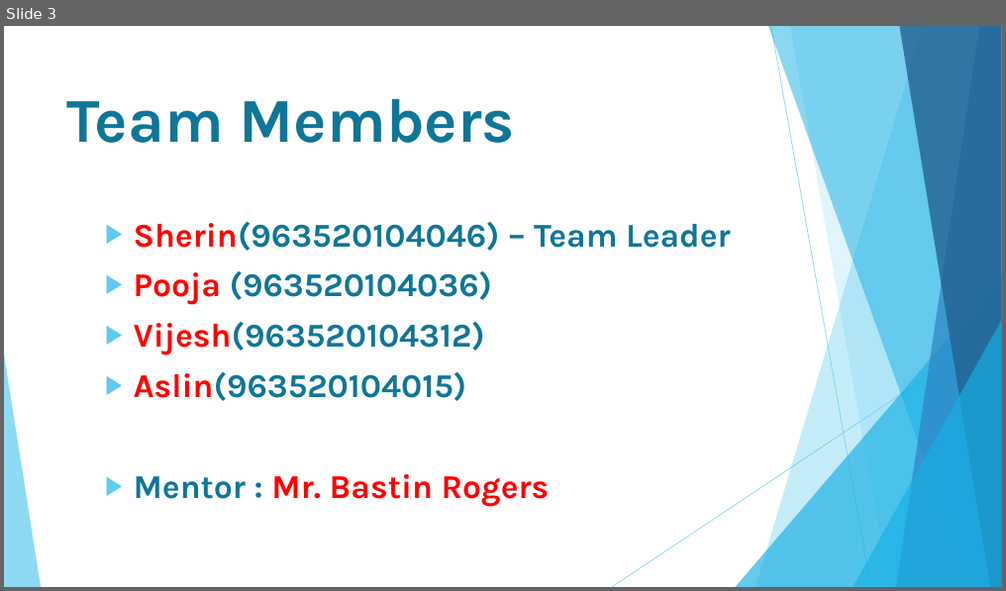
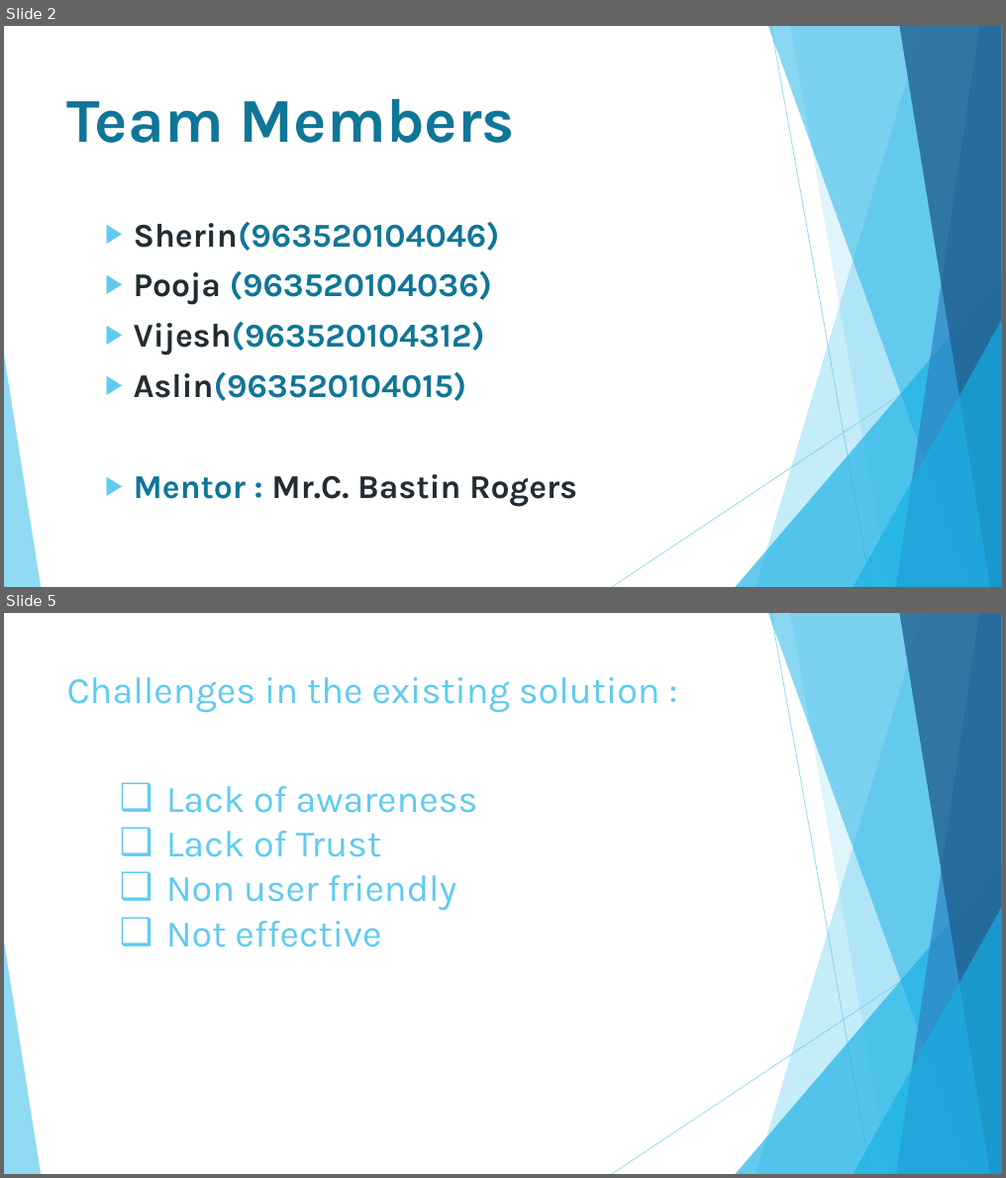
Before and after one commit to aslin-joel-r/mini-project-S6, a slide deck: Mini Project.pptx. Shown one above the other, each under a label of ours: slide 3 before the commit, slides 2 and 5 after it; the slides between them are not shown. The pictures are 1006x591 and 1006x1178 pixels, drawn with LibreOffice and Linux fonts; fonts in the diff are those of the drawing. Boxes give left, top, right and bottom in pixels: in the first picture for what was removed or moved away, otherwise in the second. Text is boxed around its words. In the diff, an @@ line names an element or a change of style, - is before the commit and + after.

```diff
--- a/Mini Project.pptx
+++ b/Mini Project.pptx
@@ slide 5 added at (4,613,1002,1174), background #FFFFFF; not listed: 10 template elements that a slide beside it also shows @@
@@ title added at (67,677,660,713), 36 pt, text #5FCBEF @@
+Challenges in the existing solution :
@@ text added at (166,786,478,948), 36 pt, text #5FCBEF @@
+❑ Lack of awareness
+❑ Lack of Trust
+❑ Non user friendly
+❑ Not effective
@@ what was slide 3 is now slide 2 @@
@@ slide 2 changed as well @@
@@ text at (134,222,500,251): text changed @@
-▶ Sherin(963520104046) – Team Leader
+▶ Sherin(963520104046)
@@ text at (134,272,492,401): text colour #FF0000 to #212D32 in "Pooja", "Vijesh(963520104312)", "Aslin(963520104015)" @@
@@ text at (134,474,577,507): text changed; text colour #FF0000 to #212D32 @@
-▶ Mentor : Mr. Bastin Rogers
+▶ Mentor : Mr.C. Bastin Rogers
```
Also in this commit, not shown: 2 other slides changed, 6 other slides added, 3 slides removed.
